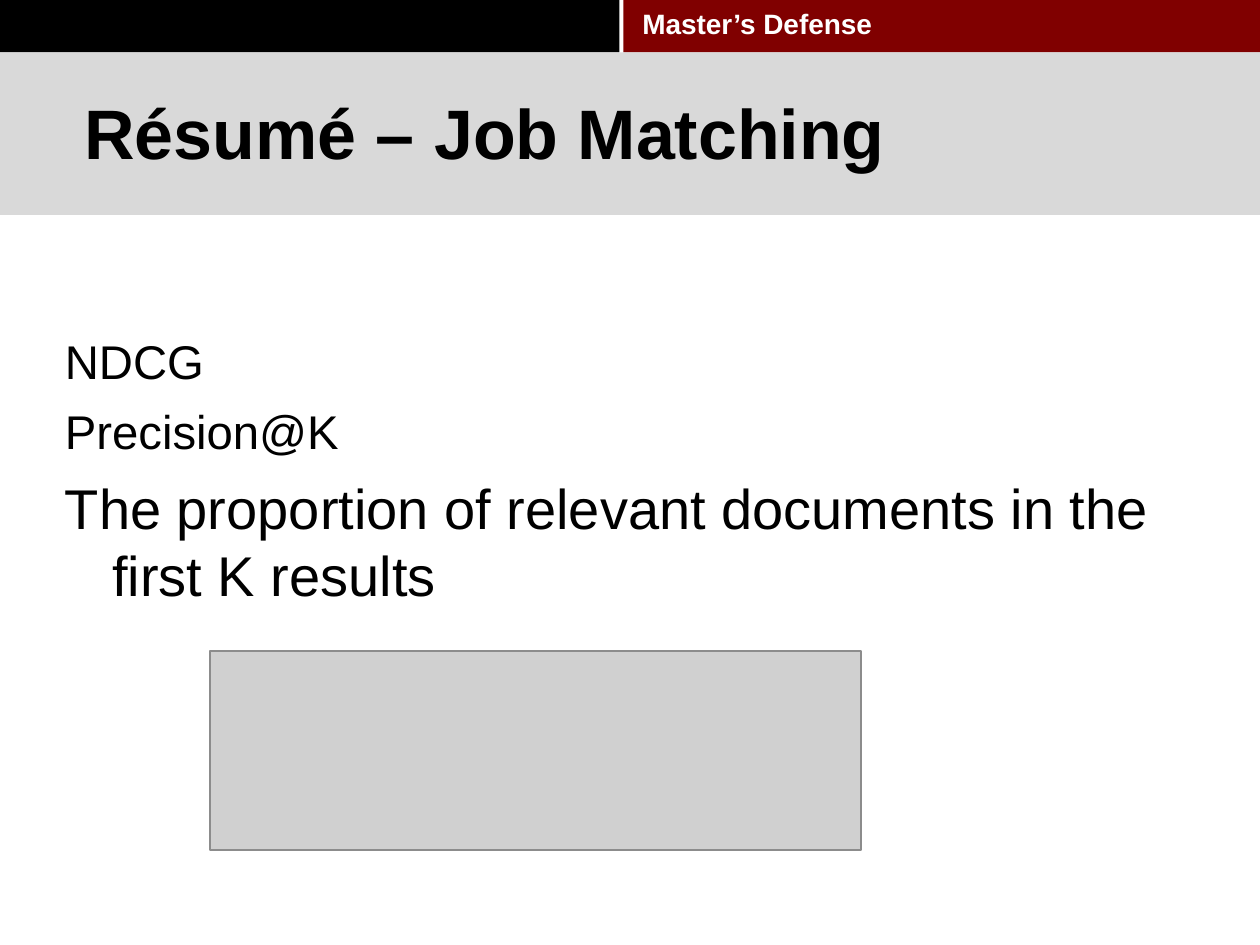
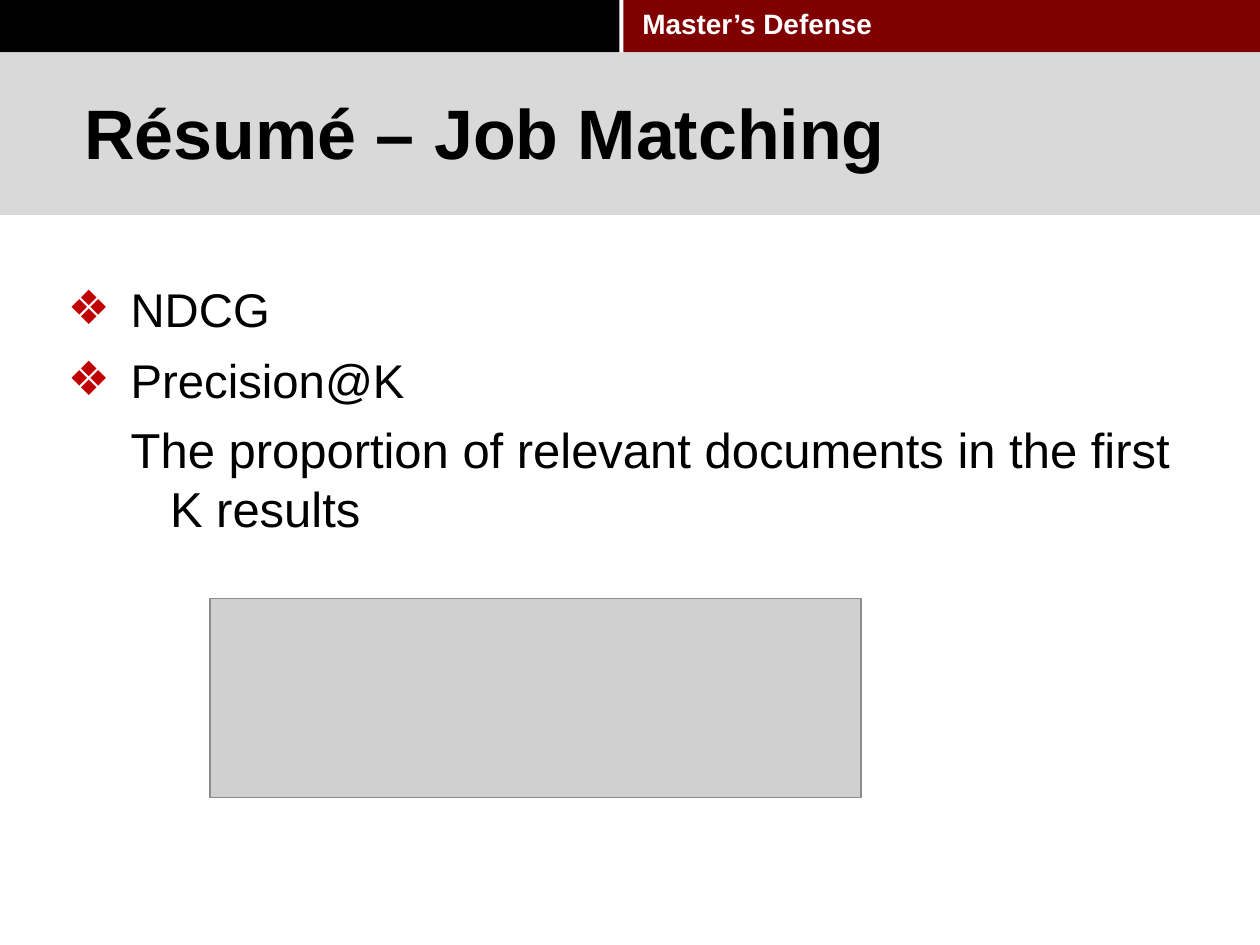
Before and after one commit to pkushiqiang/thesis, a slide deck: slide 64 of media/Master's thesis-2.pptx. Drawn at 1260x945 pixels with LibreOffice and Linux fonts; fonts in the diff are those of the drawing; grey boxes stand for pictures; background and template pictures are left out. Boxes give left, top, right and bottom in pixels: in the first picture for what was removed or moved away, otherwise in the second. Text is boxed around its words. In the diff, an @@ line names an element or a change of style, - is before the commit and + after.

```diff
--- a/media/Master's thesis-2.pptx
+++ b/media/Master's thesis-2.pptx
@@ text "NDCG": place and size @@
-text "NDCG" at box(65, 346, 1148, 597)
+text "NDCG" at box(131, 294, 1170, 528)
@@ text "NDCG" at box(131, 294, 1170, 528): size 32 to 28 pt in "The proportion of relevant documents in the ..."; bullet none to ❖; list level 1 to 2 in "The proportion of relevant documents ..." @@
@@ picture: place and size @@
-picture at box(210, 651, 862, 850)
+picture at box(210, 598, 862, 798)
```
Also in this commit, not shown: 23 other slides changed.
